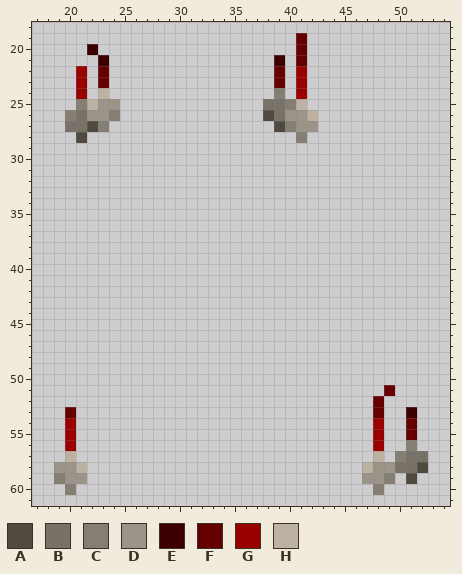
Two versions of one pixel-art sprite, Resources/Textures/Objects/Weapons/Throwable/bola.rsi/inhand-left.png. Above, as it was before the edit.
The file is 64x64 pixels. Shown: x 17..54, y 18..61.
Palette (. is transparent): A #4f4940  B #787168  C #857e73  D #9c9489  E #3d0000  F #660000  G #990000  H #bdb1a2
The same view after the edit:
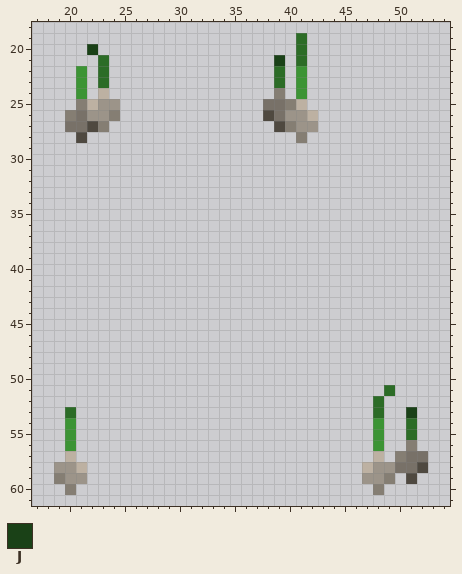
Colours new in this view: J #1a4117
The edit:
@@ palette @@
-F #660000
+F #2c6c26
-G #990000
+G #3c9434
@@ x 20..41 @@
 19 .....................F
-20 ..E..................F
-21 ...E...............E.F
+20 ..J..................F
+21 ...F...............J.F
 22 .G.F...............F.G
@@ x 49..53 @@
 52 .....
-53 ..E..
+53 ..J..
 54 ..F..
Boxes around the changes in both pictures, in picture pixels (x1, y1, x2, y2):
changed: (274, 33, 307, 99)
changed: (76, 44, 109, 99)
changed: (373, 385, 417, 451)
changed: (65, 407, 76, 451)
